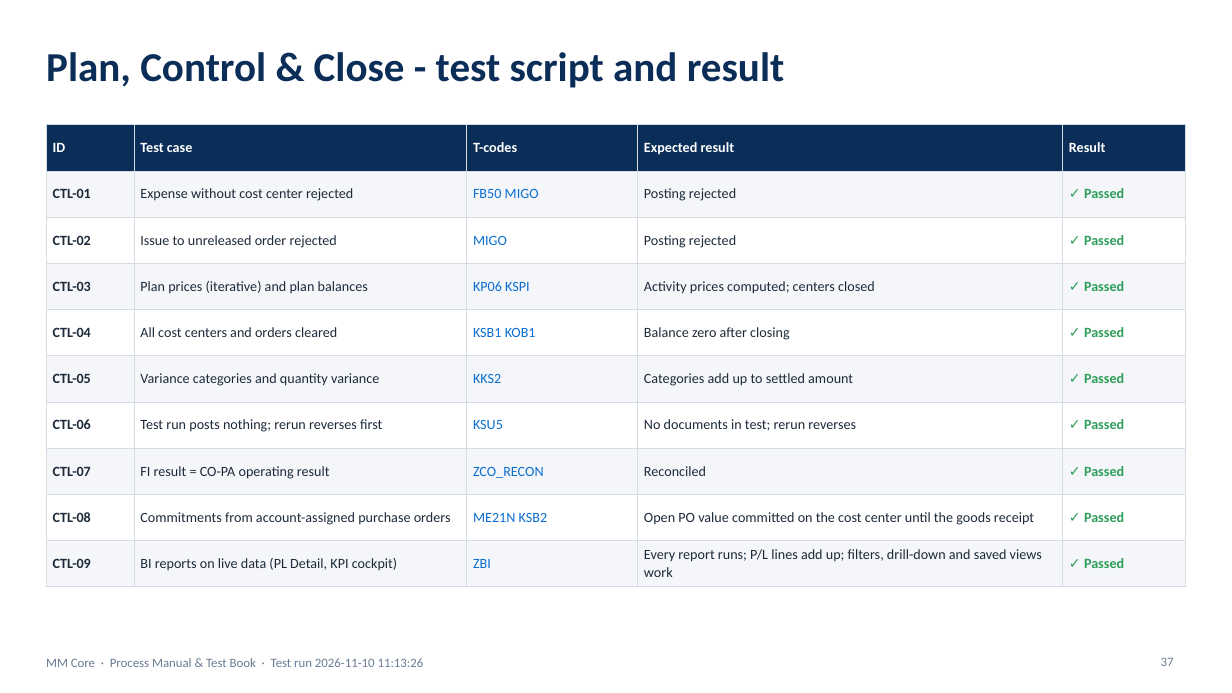
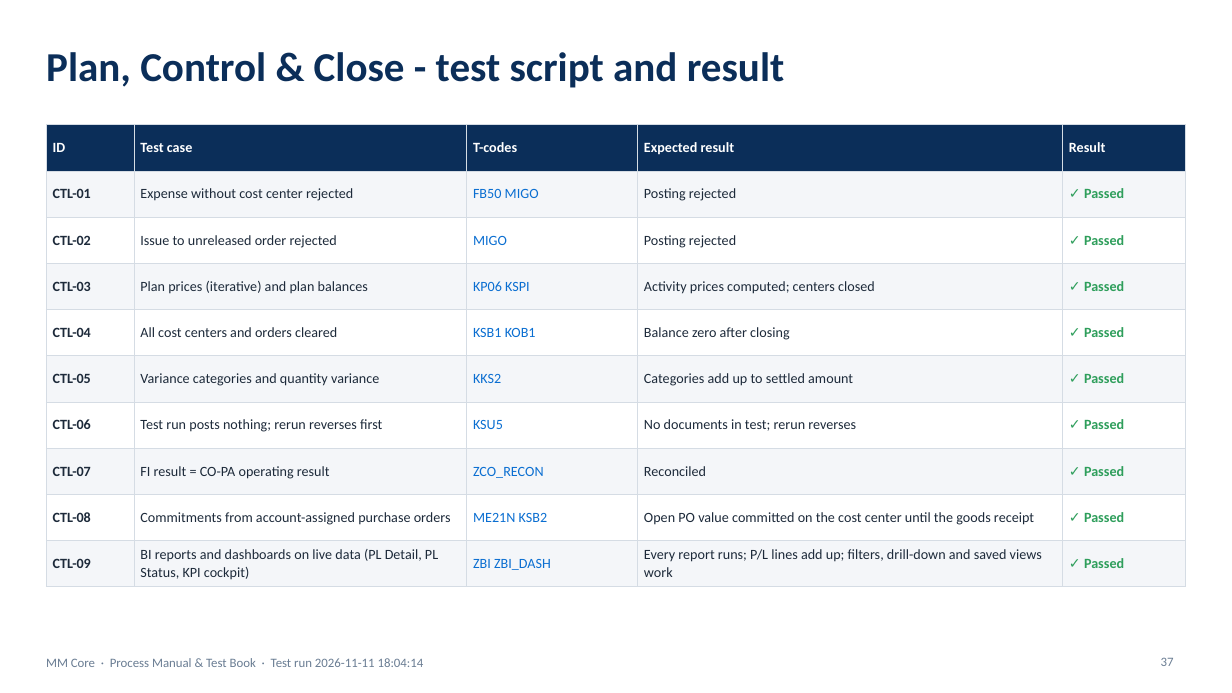
Before and after one commit to coolman1984/AI, a slide deck: slide 37 of web/static/manuals/MM_Core_Process_Test_Book.pptx. Drawn at 1232x693 pixels with LibreOffice and Linux fonts; fonts in the diff are those of the drawing. Boxes give left, top, right and bottom in pixels: in the first picture for what was removed or moved away, otherwise in the second. Text is boxed around its words. In the diff, an @@ line names an element or a change of style, - is before the commit and + after.

```diff
--- a/web/static/manuals/MM_Core_Process_Test_Book.pptx
+++ b/web/static/manuals/MM_Core_Process_Test_Book.pptx
@@ table at [46, 125, 1186, 583] @@
-row 10, column 2: BI reports on live data (PL Detail, KPI cockpit)
+row 10, column 2: BI reports and dashboards on live data (PL Detail, PL Status, KPI cockpit)
-row 10, column 3: ZBI
+row 10, column 3: ZBI ZBI_DASH
@@ text at [46, 658, 424, 667]: text changed @@
-MM Core · Process Manual & Test Book · Test run 2026-11-10 11:13:26
+MM Core · Process Manual & Test Book · Test run 2026-11-11 18:04:14
```
Also in this commit, not shown: 37 other slides changed, 47 other files.
